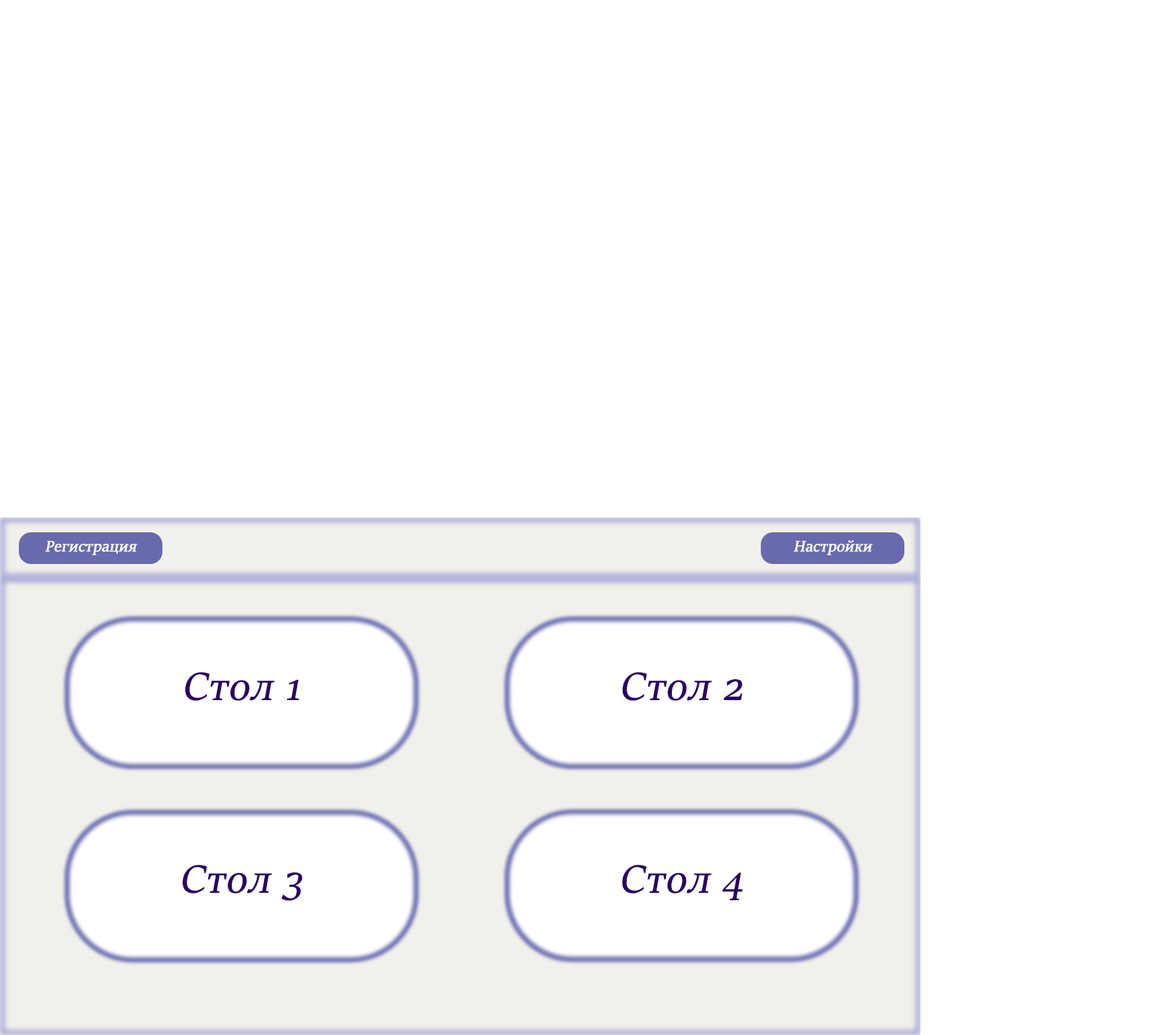
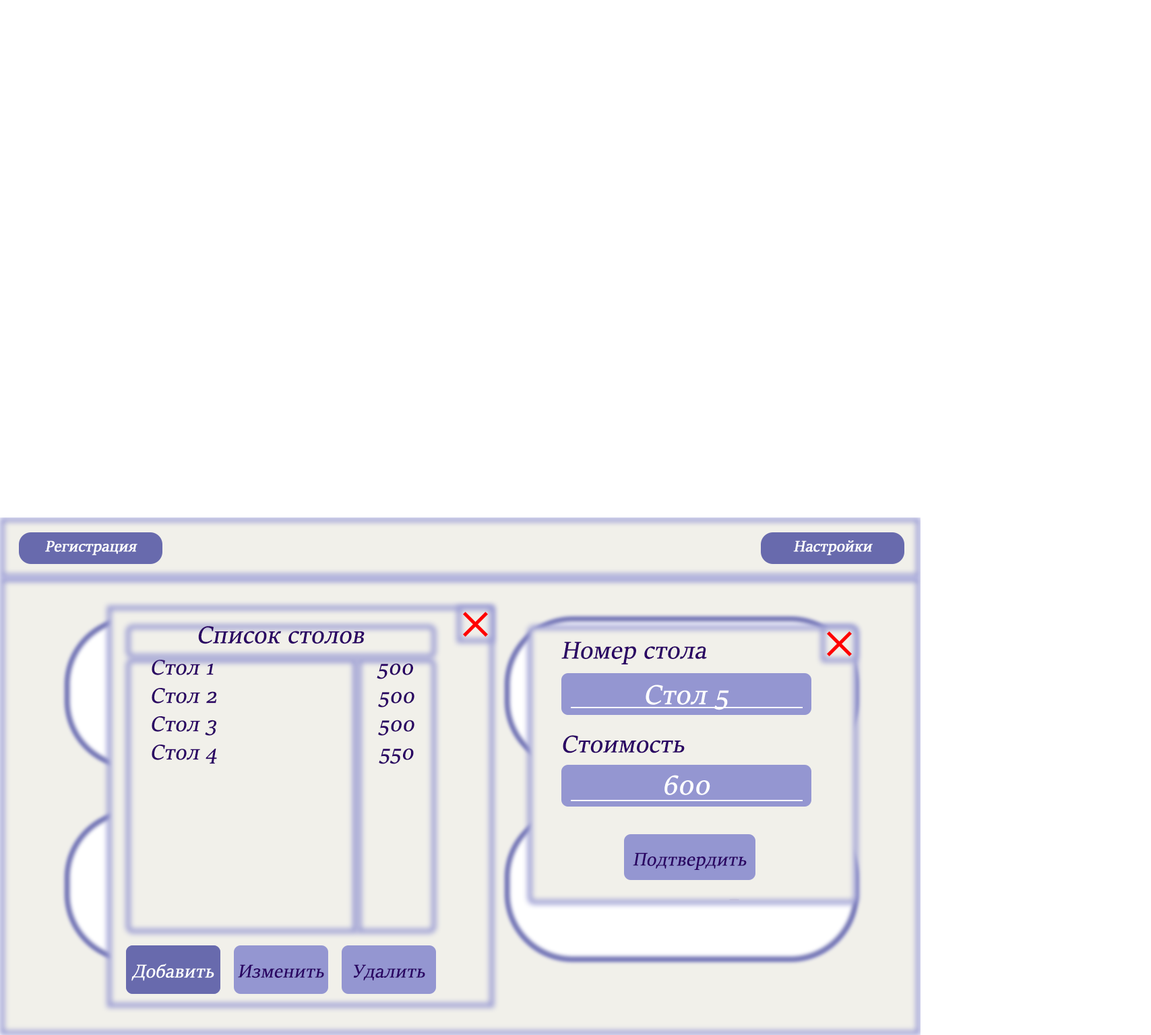
Layered file, before and after one edit (w=1151, h=1035). Changes by layer:
showed group "Settings Popup" (55 layers) over (x1=101, y1=605, x2=858, y2=1008)
showed group "Add" (18 layers), moved it into group "Settings Popup" over (x1=126, y1=625, x2=858, y2=994)
added group "Поля ввода" (2nd of 2, in "Монтажная область 1" › "Popup" › "Settings Popup" › "Add") with 7 layers in group "Add" over (x1=561, y1=641, x2=812, y2=807)
moved "Прямоугольник, скругл. углы 9" (2nd of 2, in "Монтажная область 1" › "Popup" › "Settings Popup" › "Add" › "Поля ввода") into group "Поля ввода" over (x1=561, y1=673, x2=812, y2=807)
moved "Buttons" (1st of 2, in "Монтажная область 1" › "Popup" › "Settings Popup") into group "Settings Popup" over (x1=126, y1=945, x2=437, y2=994)
added group "List of tables" with 6 layers in group "Settings Popup" over (x1=126, y1=624, x2=437, y2=934)
moved "Прямоугольник, скругл. углы 3" (1st of 3, in "Монтажная область 1" › "Popup" › "Settings Popup" › "List of tables") into group "List of tables" over (x1=126, y1=624, x2=437, y2=659)
moved "500 500 500 550" into group "List of tables" over (x1=376, y1=663, x2=415, y2=765)
moved "Прямоугольник, скругл. углы 6" into group "List of tables" over (x1=357, y1=658, x2=437, y2=934)
moved "Стол 1 Стол 2 Стол 3 Стол 4" into group "List of tables" over (x1=151, y1=659, x2=217, y2=765)
moved "Прямоугольник, скругл. углы 2" (1st of 4, in "Монтажная область 1" › "Popup" › "Settings Popup" › "List of tables") into group "List of tables" over (x1=126, y1=658, x2=358, y2=934)
painted on "Прямоугольник 7" (1st of 2, in "Монтажная область 1" › "Tables" › "Tables_Main") over (x1=101, y1=750, x2=836, y2=760)
painted on "Прямоугольник 7" (2nd of 2, in "Монтажная область 1" › "Tables" › "Tables Background") over (x1=101, y1=750, x2=836, y2=760)
…and 8 more changes (5 added, 3 stack)
